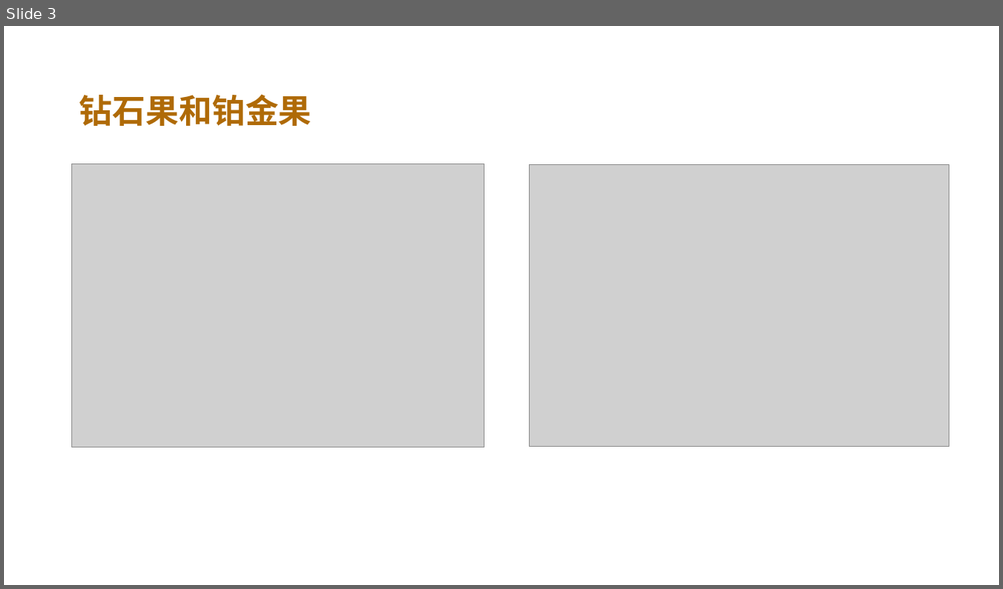
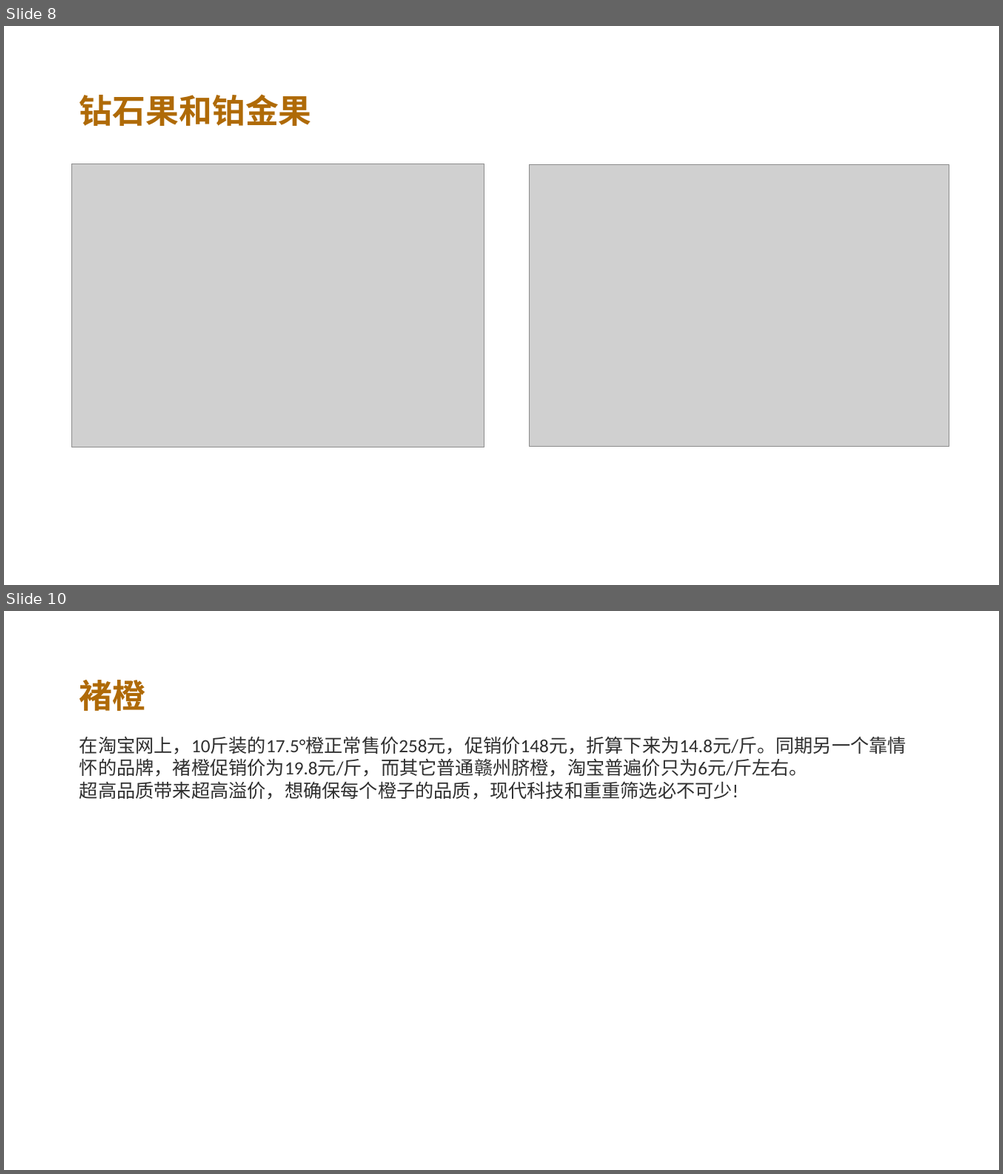
Before and after one commit to FredJiangFei/freetalk, a slide deck: 17.5/橙子.pptx. Shown one above the other, each under a label of ours: slide 3 before the commit, slides 8 and 10 after it; the slides between them are not shown. The pictures are 1003x589 and 1003x1174 pixels, drawn with LibreOffice and Linux fonts; fonts in the diff are those of the drawing; grey boxes stand for pictures; background and template pictures are left out. Boxes give left, top, right and bottom in pixels: in the first picture for what was removed or moved away, otherwise in the second. Text is boxed around its words. In the diff, an @@ line names an element or a change of style, - is before the commit and + after.

```diff
--- a/17.5/橙子.pptx
+++ b/17.5/橙子.pptx
@@ slide 10 added at [4, 611, 999, 1170], background picture (left out); not listed: 1 template element that a slide beside it also shows @@
@@ text added at [79, 680, 146, 711], 32 pt, text #AF6A07, bold @@
+褚橙
@@ text added at [79, 736, 906, 800], 18 pt, text #2F2F2F @@
+在淘宝网上，10斤装的17.5°橙正常售价258元，促销价148元，折算下来为14.8元/斤。同期另一个靠情怀的品牌，褚橙促销价为19.8元/斤，而其它普通赣州脐橙，淘宝普遍价只为6元/斤左右。
+超高品质带来超高溢价，想确保每个橙子的品质，现代科技和重重筛选必不可少!
@@ what was slide 3 is now slide 8 @@
```
Also in this commit, not shown: 1 slide changed, 8 other slides added.
